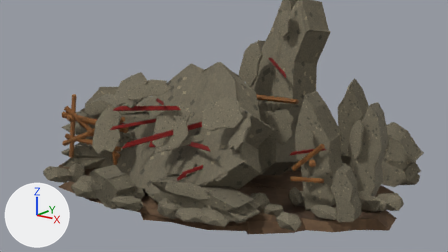
The Blender file SourceAssets/Blender/Props/Giants/BloodAxe/CairnTargets/A1/SM_GIA_BloodAxeCairnTarget_A1_A01/SM_GIA_BloodAxeCairnTarget_A1_A01.blend as it was, and as the next commit left it.
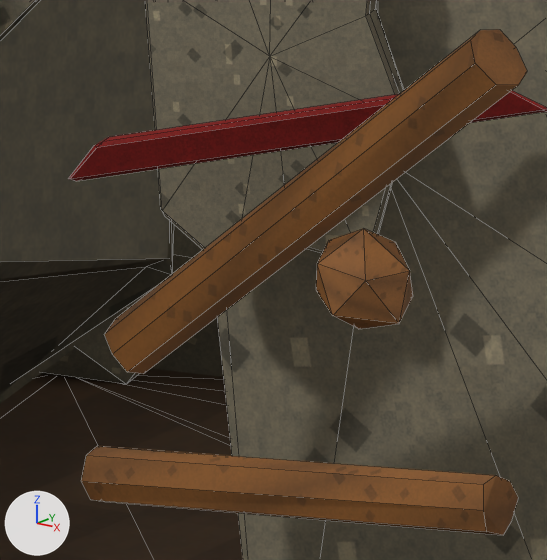
The first picture shows the older version from the file's camera 'AET_DCC_ReviewCamera'. The close-ups show the older and then the newer version on the part from 63% to 73% of the width and 56% to 73% of the height of that picture. Only the edits that show in the close-ups are written down. The axes (+X, +Y, +Z) are drawn at lower left. The lights are the same throughout. The close-ups show mesh edges as thin lines.

In view in the first close-up: 'LOD0_BloodAxePaint_RightSupportSmallMark', 'LOD0_LooseGroundStone_651', 'LOD0_LooseGroundStone_652', 'LOD0_RawhideKnot_RightSupportKnot', 'LOD0_RawhideRope_RightSupportLowTie', 'LOD0_RawhideRope_RightSupportWrap', 'LOD0_RearAshAndStoneScatter', 'LOD0_StoneFacet_RearSlabBaseDarkFacet', 'LOD0_StoneFacet_RightSupportLightFacet', 'LOD0_Stone_RightUprightSupportStone', 'LOD0_Stone_TallRearOathSlab'.
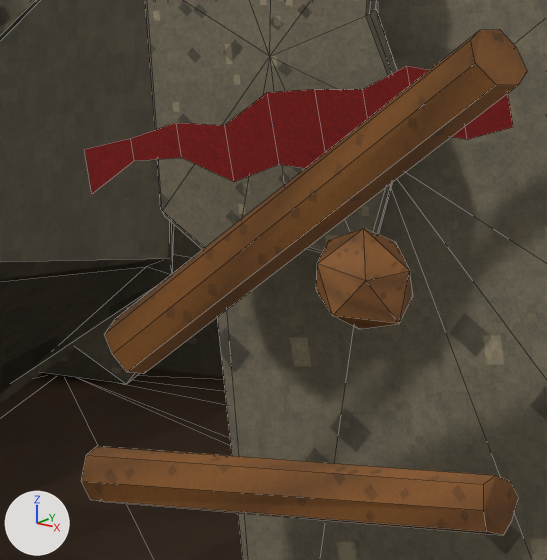
Pixel boxes (x1, y1, x2, y2) of what changed, in the close-ups (547 x 560 px):
```json
{"object": "LOD0_BloodAxePaint_RightSupportSmallMark", "change": "reshaped, moved", "before": [68, 91, 547, 181], "after": [84, 66, 513, 194]}
```

Scene script edits in JSON lines:
```json
{"block": "me_lod0_bloodaxepaint_rightsupportsmallmark_mesh", "where": "# used by ob_lod0_bloodaxepaint_rightsupportsmallmark; location = (128.0, -31.0, 77.0); rotation_euler = (0.0524, -0.157, 0.628), in degrees (3, -9, 36)"}
{"op": "remove", "block": "me_lod0_bloodaxepaint_rightsupportsmallmark_mesh", "code": "me_lod0_bloodaxepaint_rightsupportsmallmark_mesh.from_pydata(...)  # 24 vertices, 26 faces; spans x -19.3..19.4, y -0.7..0.7, z -1.5..1.5"}
{"op": "add", "block": "me_lod0_bloodaxepaint_rightsupportsmallmark_mesh", "code": "me_lod0_bloodaxepaint_rightsupportsmallmark_mesh.from_pydata(...)  # 20 vertices, 9 faces; spans x -17.0..17.0, y 0.0, z -3.9..4.0"}
{"block": "me_lod0_bloodaxepaint_rightsupportsmallmark_mesh", "change": "me_lod0_bloodaxepaint_rightsupportsmallmark_mesh part 1: the whole mesh is rebuilt"}
{"op": "set", "path": "ob_lod0_bloodaxepaint_rightsupportsmallmark.location", "old": "(128.0, -31.0, 77.0)", "new": "(128.0, -32.0, 77.0)"}
```
